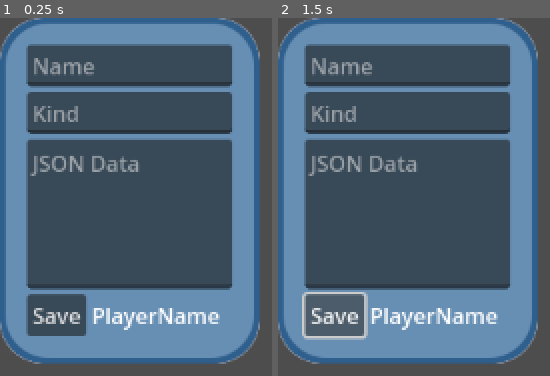
Above: before the commit, frames 1-2 (left to right).
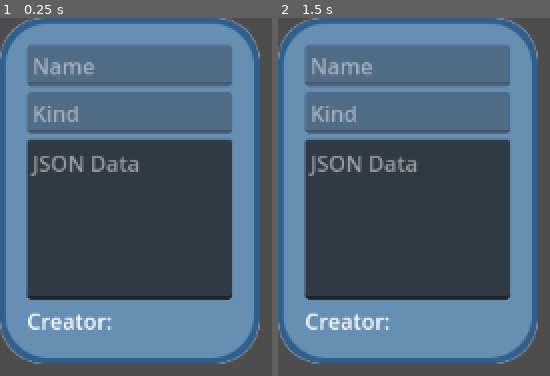
Above: after the commit, the same moments.

Repository: Elemnir/little_doodles
Game: Godot game, scene res://example/EntityCard.tscn
Same seed, same stepped clock (60 frames per second), same inputs: the game is played once before the commit and once after it. This scene is started directly instead of the project's main scene.
Inputs (mouse positions are in pixels of both pictures, inside the frame that each line leads up to):
- Up to frame 1 (0.25 s): no input
- Up to frame 2 (1.5 s): tap Enter at 0.5 s; click (335, 315) at 1.25 s, where only the run before the commit has a clickable "Save"

The runs differ from the first frame. In frame 1, 23% of the frame differs, in the area x 9-86%, y 7-89%; in frame 2, 23%, in the area x 8-86%, y 7-90%.
Error before the commit: Invalid access to property or key 'player_name' on a base object of type 'Window'. (res://example/entity_card.gd:12)

Commit message:
Start connecting some signals

Diff:
--- a/example/EntityCard.tscn
+++ b/example/EntityCard.tscn
@@ -67,3 +67,5 @@
 [node name="RightMargin" type="MarginContainer" parent="HorizontalLayout"]
 custom_minimum_size = Vector2(16, 0)
 layout_mode = 2
+
+[connection signal="pressed" from="HorizontalLayout/VerticalLayout/BottomLayout/SaveButton" to="." method="_on_save_button_pressed"]
--- a/example/entity_card.gd
+++ b/example/entity_card.gd
@@ -6,10 +6,11 @@
 @onready var kind_edit = $HorizontalLayout/VerticalLayout/KindEdit
 @onready var data_edit = $HorizontalLayout/VerticalLayout/DataEdit
 
+
 # Called when the node enters the scene tree for the first time.
 func _ready():
 	# If the creator isn't the player, make the card readonly
-	if $Entity.player_name != get_parent().player_name:
+	if $Entity.player_name != get_parent().get("player_name"):
 		name_edit.editable = false
 		kind_edit.editable = false
 		data_edit.editable = false
@@ -19,6 +20,5 @@
 		player_label.visible = false
 
 
-# Called every frame. 'delta' is the elapsed time since the previous frame.
-func _process(delta):
-	pass
+func _on_save_button_pressed():
+	get_parent().try_save($Entity)
